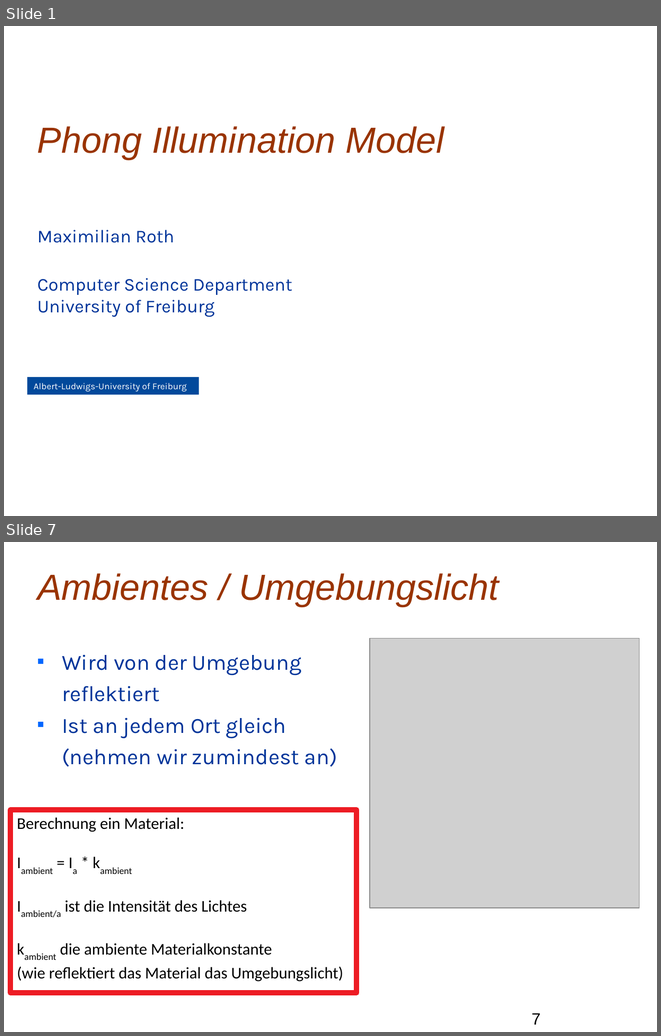
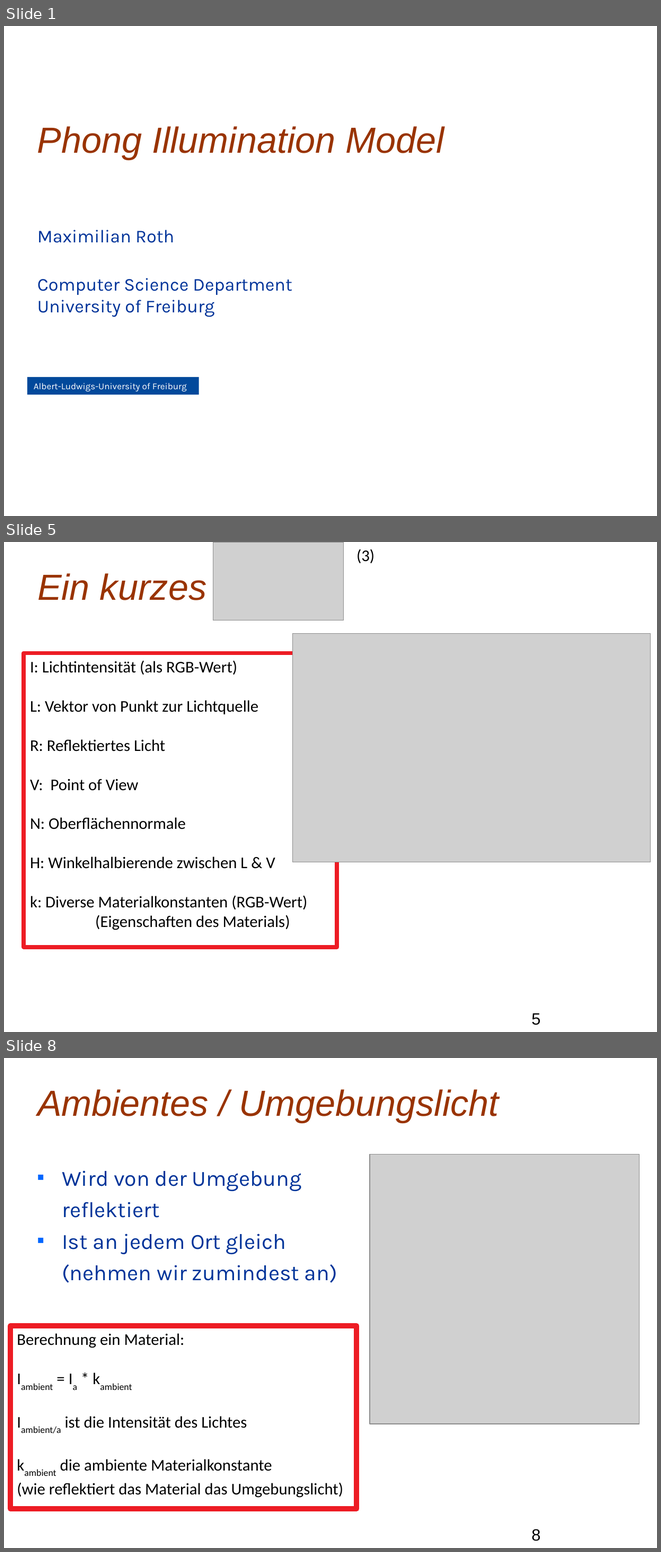
Before and after one commit to Mxtreme1/Presentation-on-The-Phong-Illumination-Model, a slide deck: PIM.odp. Shown one above the other, each under a label of ours: slides 1 and 7 before the commit, slides 1, 5 and 8 after it; the slides between them are not shown. The pictures are 661x1036 and 661x1552 pixels, drawn with LibreOffice and Linux fonts; fonts in the diff are those of the drawing; grey boxes stand for pictures; background and template pictures are left out. Boxes give left, top, right and bottom in pixels: in the first picture for what was removed or moved away, otherwise in the second. Text is boxed around its words. In the diff, an @@ line names an element or a change of style, - is before the commit and + after.

```diff
--- a/PIM.odp
+++ b/PIM.odp
@@ slide 5 added at box(4, 542, 657, 1032), background picture (left out) @@
@@ picture added at box(213, 542, 344, 620) @@
@@ text added at box(356, 549, 374, 563), 18 pt, text #000000 @@
+(3)
@@ title added at box(37, 573, 206, 600), 40 pt, text #993300, italic @@
+Ein kurzes
@@ picture added at box(293, 633, 651, 862) @@
@@ rectangle added at box(24, 653, 337, 947), outline #ED1C24 4.51 pt @@
@@ text added at box(30, 660, 307, 930), 18 pt, text #000000 @@
+I: Lichtintensität (als RGB-Wert)
+L: Vektor von Punkt zur Lichtquelle
+R: Reflektiertes Licht
+V: Point of View
+N: Oberflächennormale
+H: Winkelhalbierende zwischen L & V
+k: Diverse Materialkonstanten (RGB-Wert)
+(Eigenschaften des Materials)
@@ page number added at box(531, 1013, 540, 1025), 18 pt, text #000000 @@
+5
@@ what was slide 7 is now slide 8 @@
@@ page number at box(531, 1529, 540, 1541): text changed @@
-7
+8
```
Also in this commit, not shown: 12 slides changed, 2 other slides added, 1 slide removed.
